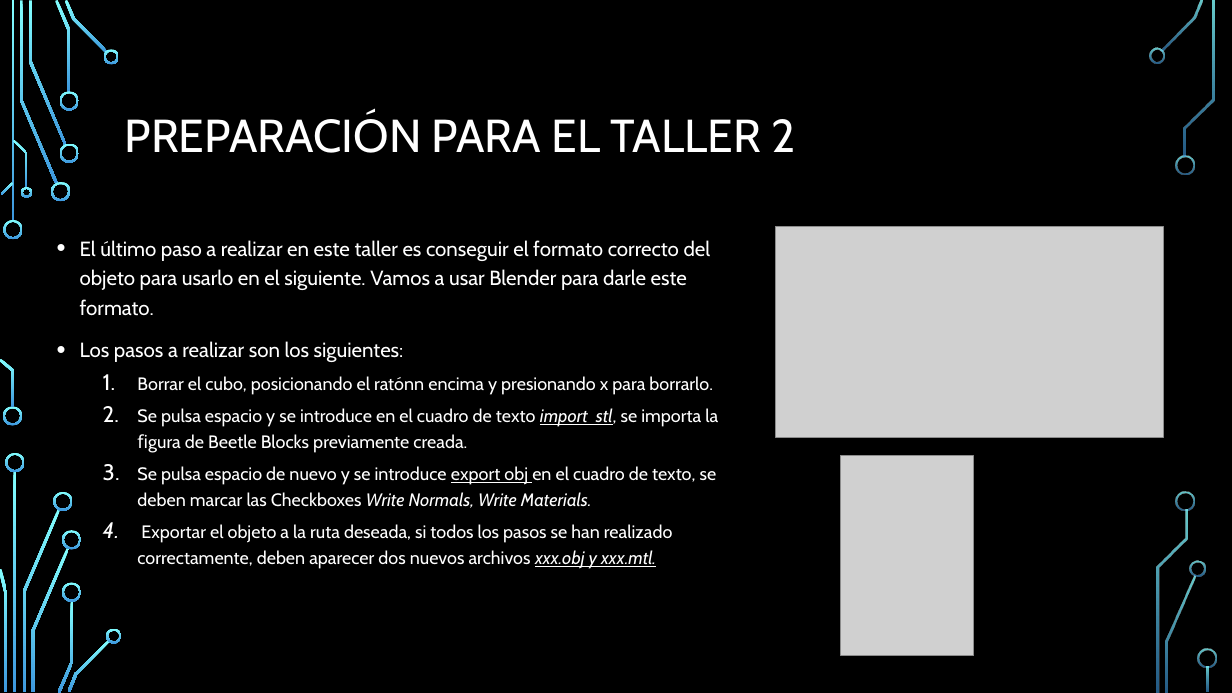
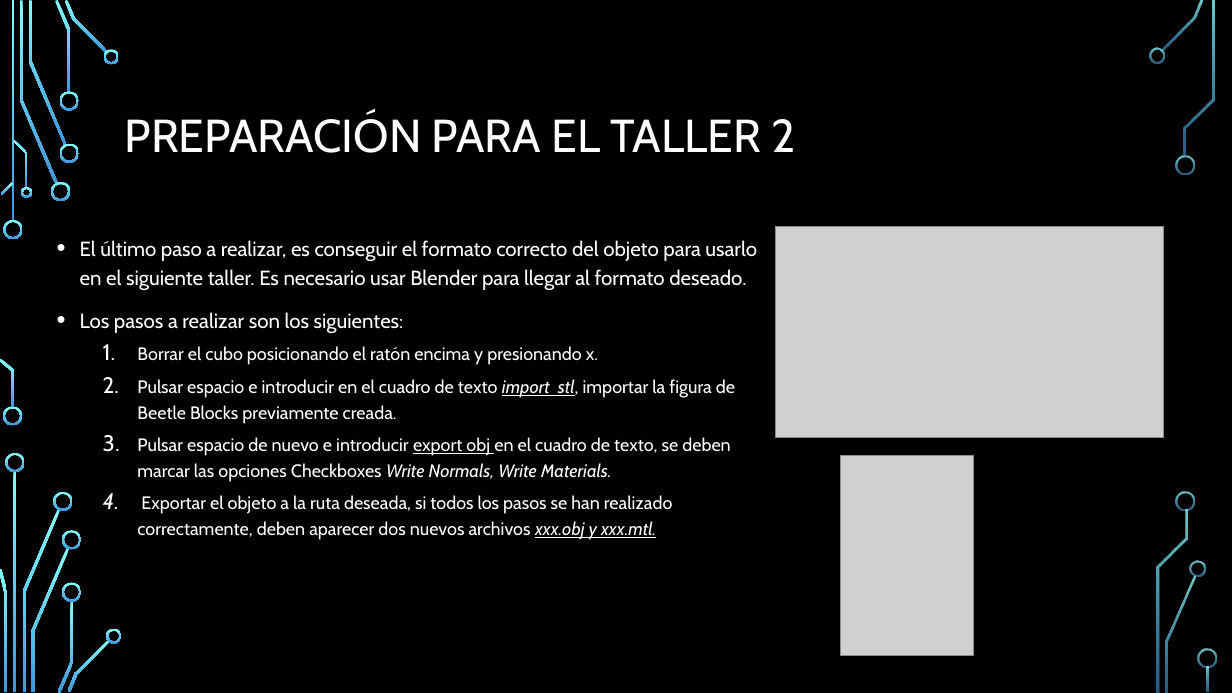
Before and after one commit to jonyB0B/MemoriaTFG-JonatanSantanaPero, a slide deck: slide 10 of Talleres/Taller1.pptx. Drawn at 1232x693 pixels with LibreOffice and Linux fonts; fonts in the diff are those of the drawing; grey boxes stand for pictures; background and template pictures are left out. Boxes give left, top, right and bottom in pixels: in the first picture for what was removed or moved away, otherwise in the second. Text is boxed around its words. In the diff, an @@ line names an element or a change of style, - is before the commit and + after.

```diff
--- a/Talleres/Taller1.pptx
+++ b/Talleres/Taller1.pptx
@@ text at [80,240,757,290]: text changed @@
-• El último paso a realizar en este taller es conseguir el formato correcto del objeto para usarlo en el siguiente. Vamos a usar Blender para darle este formato.
+• El último paso a realizar, es conseguir el formato correcto del objeto para usarlo en el siguiente taller. Es necesario usar Blender para llegar al formato deseado.
@@ text at [137,346,735,482]: text changed @@
-  1. Borrar el cubo, posicionando el ratónn encima y presionando x para borrarlo.
-  2. Se pulsa espacio y se introduce en el cuadro de texto import stl, se importa la ﬁgura de Beetle Blocks previamente creada.
-  3. Se pulsa espacio de nuevo y se introduce export obj en el cuadro de texto, se deben marcar las Checkboxes Write Normals, Write Materials.
+  1. Borrar el cubo posicionando el ratón encima y presionando x.
+  2. Pulsar espacio e introducir en el cuadro de texto import stl, importar la figura de Beetle Blocks previamente creada.
+  3. Pulsar espacio de nuevo e introducir export obj en el cuadro de texto, se deben marcar las opciones Checkboxes Write Normals, Write Materials.
```
Also in this commit, not shown: 7 other slides changed, 23 other files.
